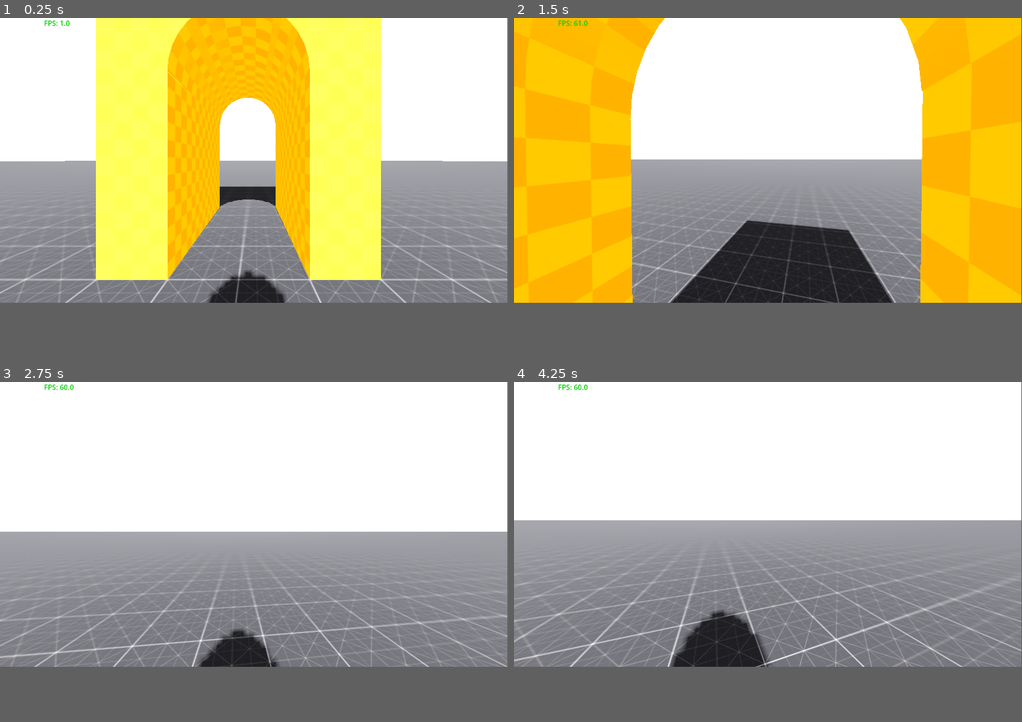
Above: before the commit, frames 1-4 (two rows, left to right).
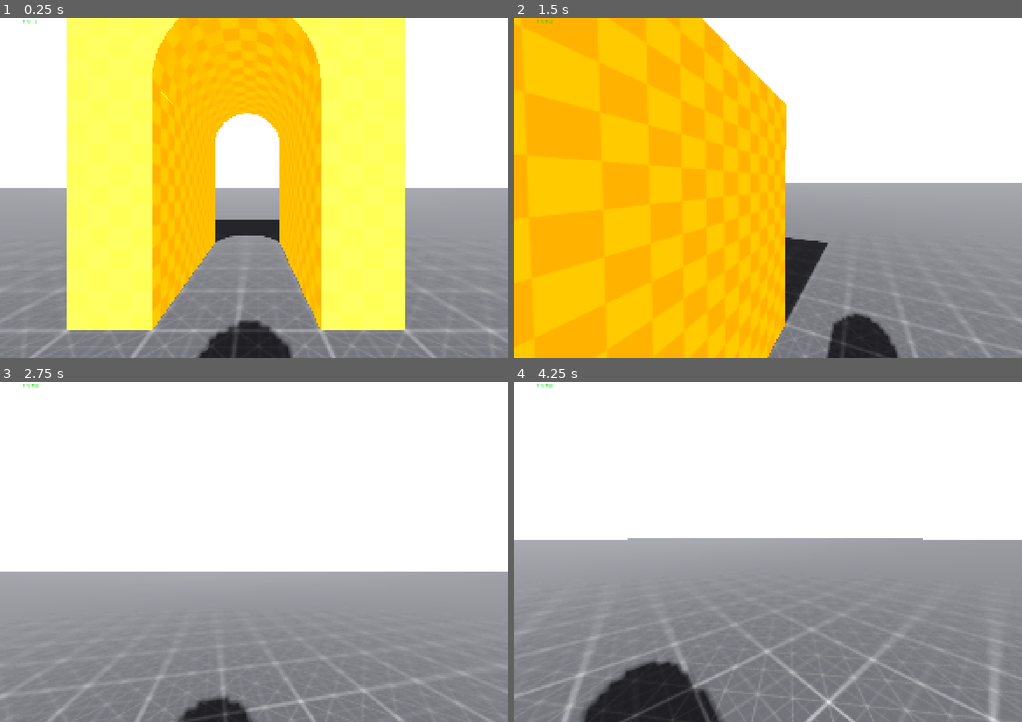
Above: after the commit, the same moments.

Repository: Sirpip91/default_testing_godot
Game: Godot game, scene res://Scenes/world.tscn
Two runs of this game, one before a commit and one after it. Both use one fixed random seed, a clock stepped at 60 frames per second and the inputs below.
Inputs (mouse positions are in pixels of both pictures, inside the frame that each line leads up to):
- Up to frame 1 (0.25 s): no input
- Up to frame 2 (1.5 s): move the mouse to (793, 160) at 0.52 s; hold Shift (sprint) 0.53-1.28 s; hold W (up) from 0.53 s (still down); tap Space (jump) at 0.77 s; move the mouse to (742, 160) at 1.27 s; tap Shift (sprint) at 1.35 s
- Up to frame 3 (2.75 s): keep holding W (up); tap Space (jump) at 1.52 s; move the mouse to (264, 518) at 2.02 s; hold Shift (sprint) from 2.03 s (still down)
- Up to frame 4 (4.25 s): keep holding W (up); move the mouse to (762, 528) at 2.77 s; release Shift (sprint) at 2.78 s; tap Shift (sprint) at 2.85 s; tap Space (jump) at 3.02, 3.77 s; move the mouse to (803, 528) at 3.52 s; hold Shift (sprint) from 3.53 s (still down)
In our replay, the window is 799x449 before the commit and 800x536 after it. These sizes can differ from the game's own. Grey fills any space a smaller window leaves; there, only what the larger window draws over its background counts as a difference.

The runs differ from the first frame. In frame 1, 37% of the frame differs, in the area x 0-100%, y 0-100%; in frame 2, 52%, in the area x 4-100%, y 0-100%; in frame 3, 19%; in frame 4, 24%.

Commit message:
Update Viewport

Diff:
--- a/project.godot
+++ b/project.godot
@@ -13,6 +13,12 @@
 config/name="Deafault_Testing"
 run/main_scene="uid://cmjwuf0fbd55x"
 config/features=PackedStringArray("4.4", "Forward Plus")
+
+[display]
+
+window/size/viewport_width=2206
+window/size/viewport_height=1478
+window/stretch/mode="canvas_items"
 
 [input]
 
